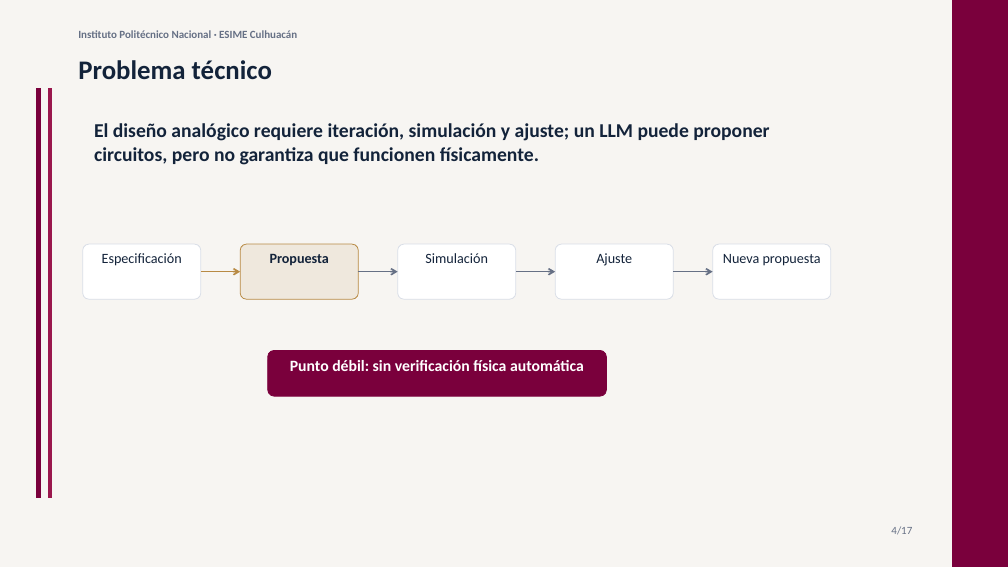
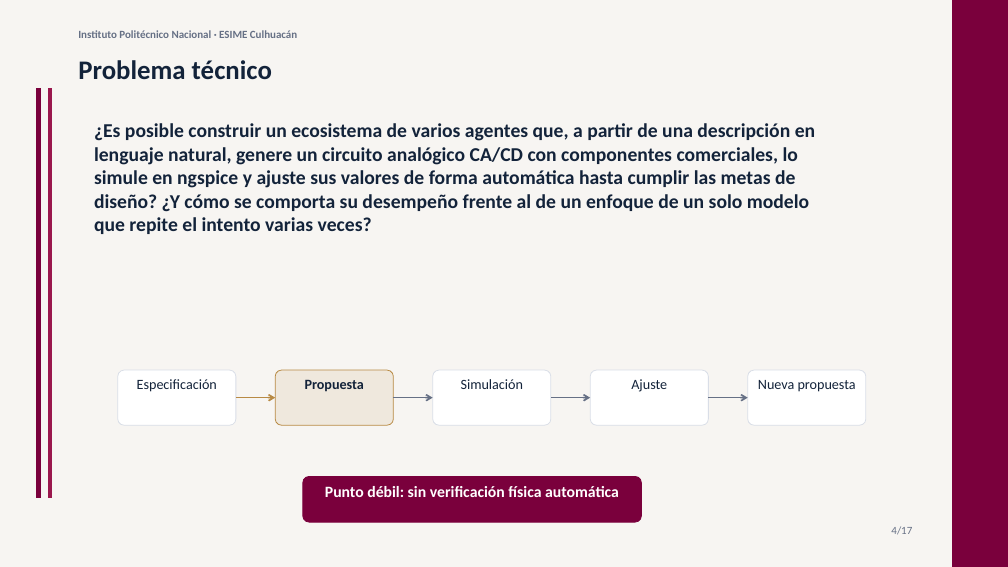
Before and after one commit to antoniotorresxd/ia-spice, a slide deck: slide 3 of tesina/slides/presentacion_tesina_ipn_20min.pptx (slide 4 before the commit). Drawn at 1008x567 pixels with LibreOffice and Linux fonts; fonts in the diff are those of the drawing. Boxes give left, top, right and bottom in pixels: in the first picture for what was removed or moved away, otherwise in the second. Text is boxed around its words. In the diff, an @@ line names an element or a change of style, - is before the commit and + after.

```diff
--- a/tesina/slides/presentacion_tesina_ipn_20min.pptx
+++ b/tesina/slides/presentacion_tesina_ipn_20min.pptx
@@ text at (94, 123, 815, 234): text changed @@
-El diseño analógico requiere iteración, simulación y ajuste; un LLM puede proponer circuitos, pero no garantiza que funcionen físicamente.
+¿Es posible construir un ecosistema de varios agentes que, a partir de una descripción en lenguaje natural, genere un circuito analógico CA/CD con componentes comerciales, lo simule en ngspice y ajuste sus valores de forma automática hasta cumplir las metas de diseño? ¿Y cómo se comporta su desempeño frente al de un enfoque de un solo modelo que repite el intento varias veces?
@@ 6 rounded rectangles, 4 arrows: place and size @@
-6 rounded rectangles, 4 arrows at (82, 244, 831, 396)
+6 rounded rectangles, 4 arrows at (118, 371, 866, 522)
```
Also in this commit, not shown: 9 other slides changed, 2 slides added, 14 other files.
